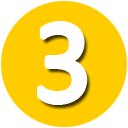
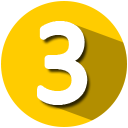
Layered file, before and after one edit (128×128). Changes by layer:
added layer "矩形 1" (30%) above "椭圆 1" over [42,23,127,121]
